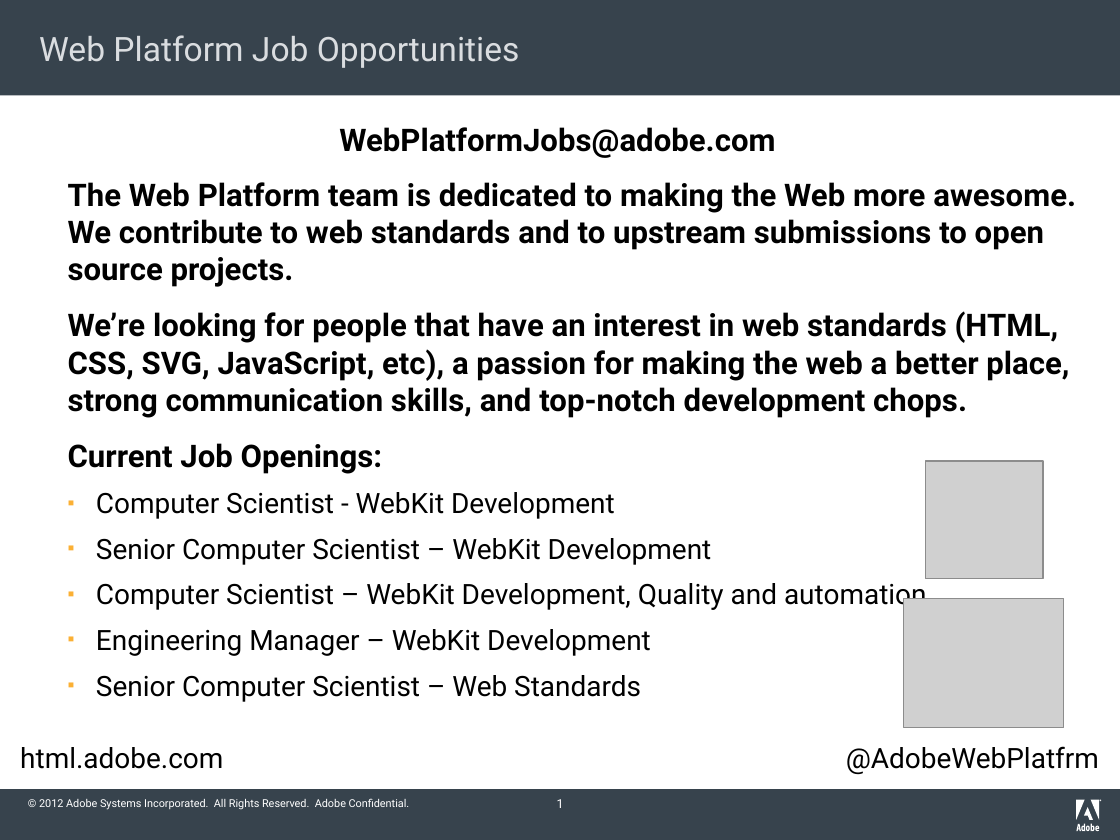
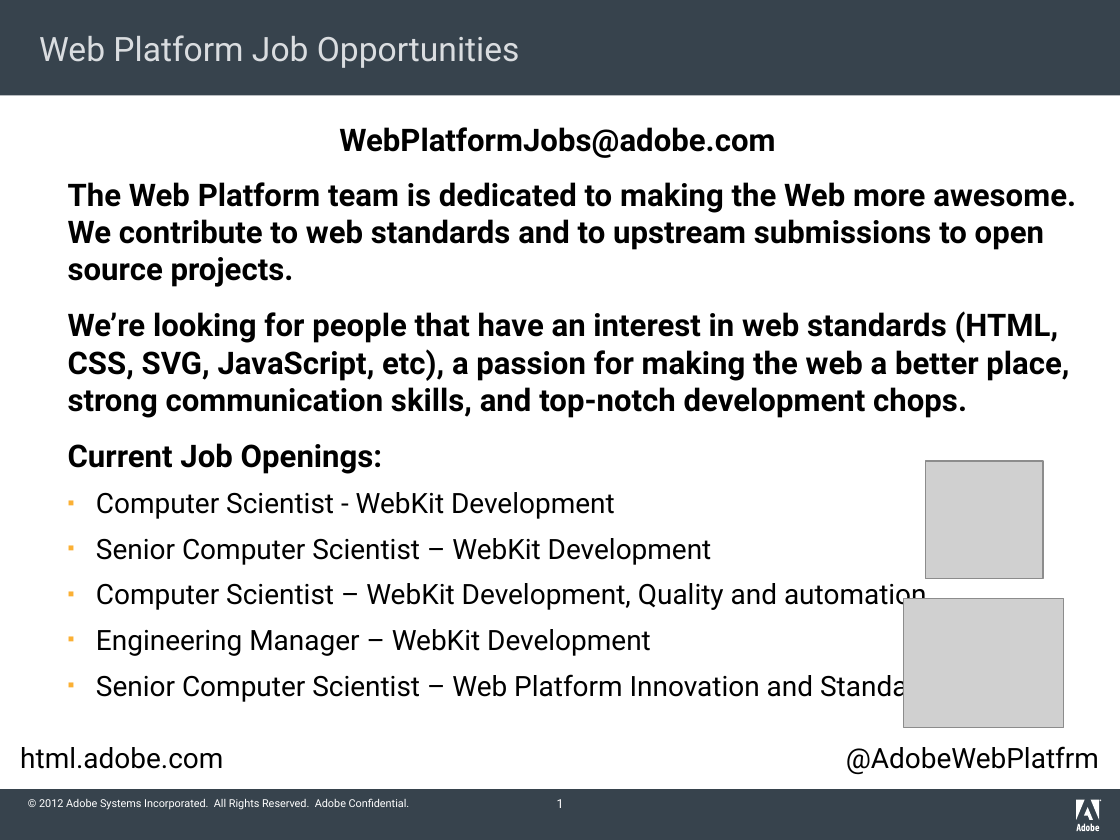
Before and after one commit to adobe/web-platform, a slide deck: slide 1 of presentations/jobs/JobOpenings_SingleSlide.pptx. Drawn at 1120x840 pixels with LibreOffice and Linux fonts; fonts in the diff are those of the drawing; grey boxes stand for pictures. Boxes give left, top, right and bottom in pixels: in the first picture for what was removed or moved away, otherwise in the second. Text is boxed around its words. In the diff, an @@ line names an element or a change of style, - is before the commit and + after.

Commit message:
use Web Platform Innovation and Standards

```diff
--- a/presentations/jobs/JobOpenings_SingleSlide.pptx
+++ b/presentations/jobs/JobOpenings_SingleSlide.pptx
@@ text at (96,670,947,703): text changed @@
-  ▪ Senior Computer Scientist – Web Standards
+  ▪ Senior Computer Scientist – Web Platform Innovation and Standards
```
Also in this commit, not shown: 1 other file.
